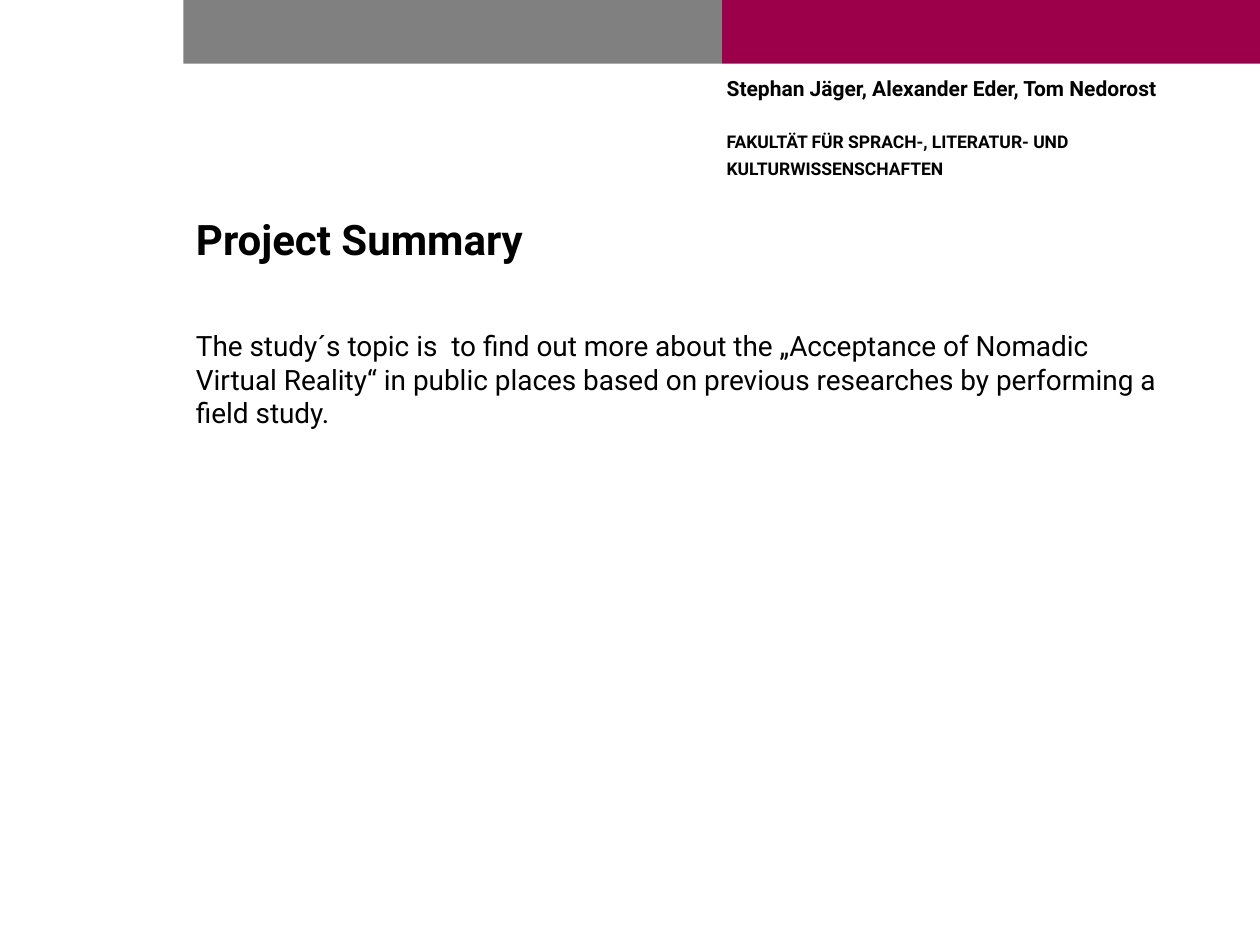
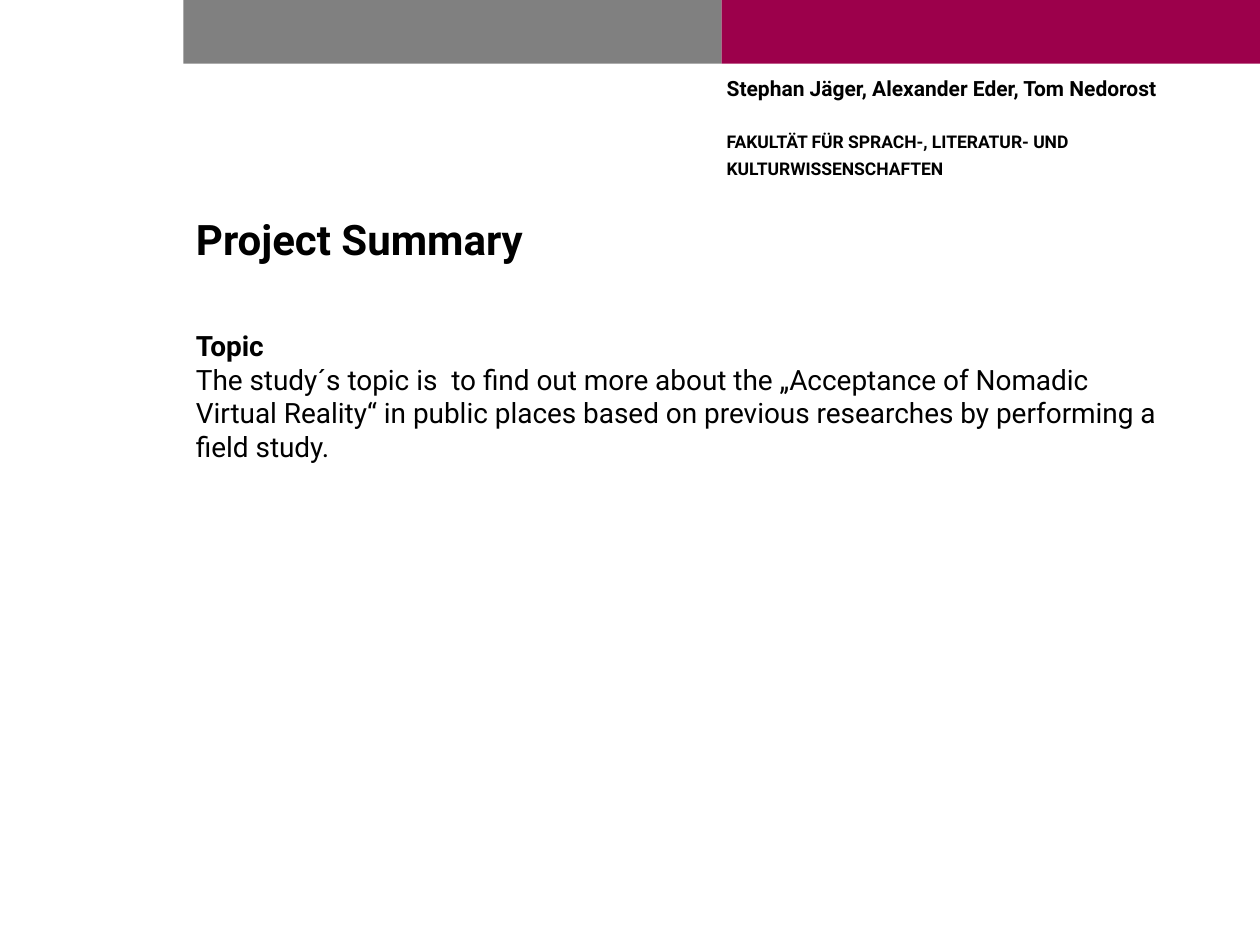
Before and after one commit to tomNedorost/MMI, a slide deck: slide 2 of Präsentationen/präs_MMI_Nomadic Acceptance_3.pptx. Drawn at 1260x945 pixels with LibreOffice and Linux fonts; fonts in the diff are those of the drawing; background and template pictures are left out. Boxes give left, top, right and bottom in pixels: in the first picture for what was removed or moved away, otherwise in the second. Text is boxed around its words. In the diff, an @@ line names an element or a change of style, - is before the commit and + after.

```diff
--- a/Präsentationen/präs_MMI_Nomadic Acceptance_3.pptx
+++ b/Präsentationen/präs_MMI_Nomadic Acceptance_3.pptx
@@ text at <box>196,335,264,362</box>: paragraph added @@
+Topic
```
Also in this commit, not shown: 2 slides added, 1 slide removed, 13 other files.
